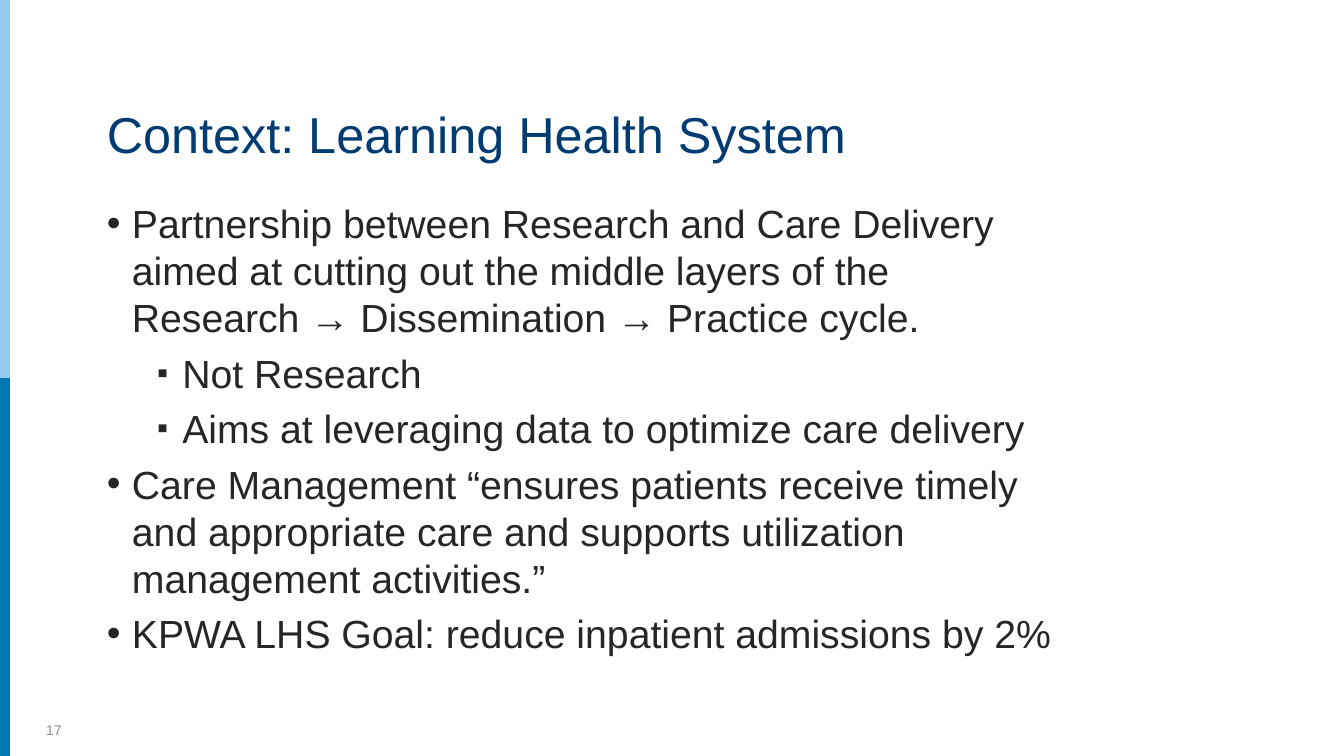
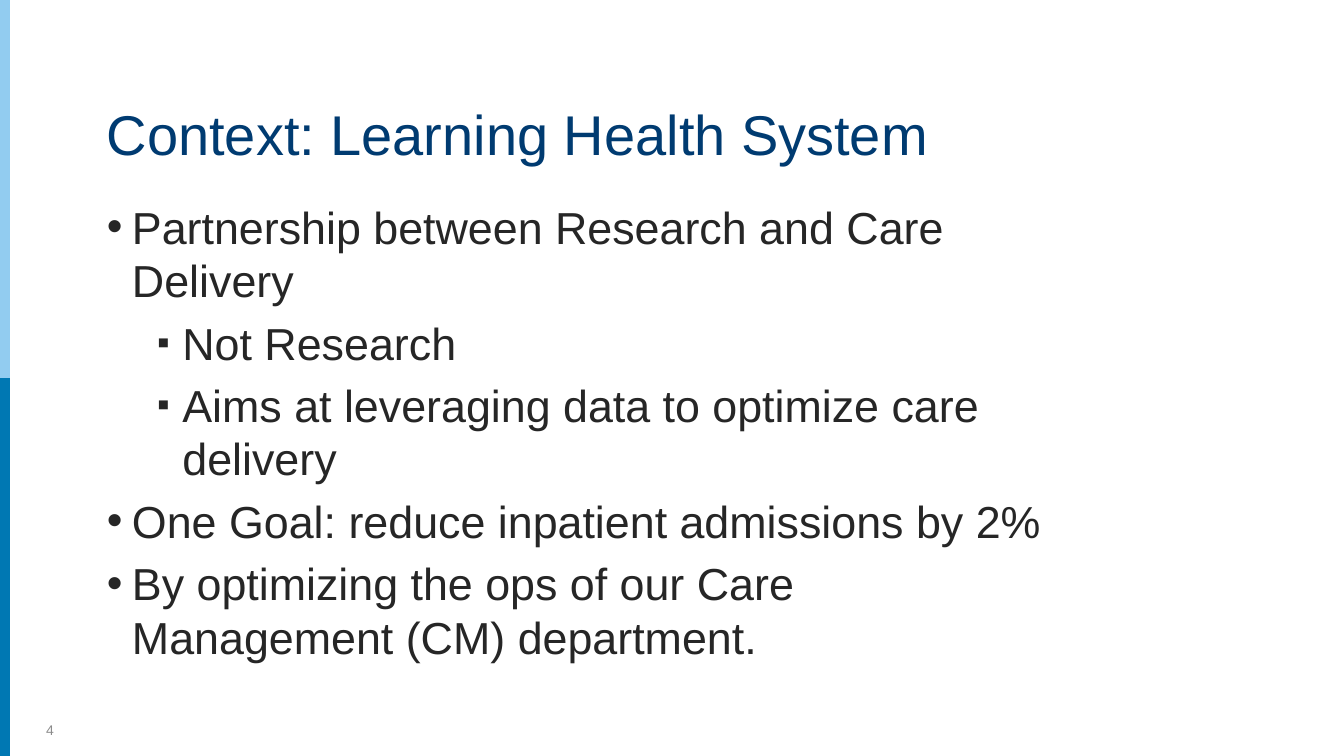
Before and after one commit to rpardee/hcsrn_2019, a slide deck: slide 4 of analytics_for_hmos.pptx (slide 17 before the commit). Drawn at 1344x756 pixels with LibreOffice and Linux fonts; fonts in the diff are those of the drawing. Boxes give left, top, right and bottom in pixels: in the first picture for what was removed or moved away, otherwise in the second. Text is boxed around its words. In the diff, an @@ line names an element or a change of style, - is before the commit and + after.

```diff
--- a/analytics_for_hmos.pptx
+++ b/analytics_for_hmos.pptx
@@ title "Context: Learning Health System" at bbox=[107, 114, 928, 165]: size 36 to 40 pt @@
@@ text at bbox=[132, 211, 943, 306]: text changed; size 28 to 32 pt @@
-• Partnership between Research and Care Delivery aimed at cutting out the middle layers of the Research → Dissemination → Practice cycle.
+• Partnership between Research and Care Delivery
@@ text at bbox=[182, 327, 979, 484]: size 28 to 32 pt in "Not Research", "Aims at leveraging data to optimize care ..." @@
@@ text at bbox=[132, 505, 1041, 663]: text changed; size 28 to 32 pt @@
-• Care Management “ensures patients receive timely and appropriate care and supports utilization management activities.”
-• KPWA LHS Goal: reduce inpatient admissions by 2%
+• One Goal: reduce inpatient admissions by 2%
+• By optimizing the ops of our Care Management (CM) department.
@@ page number at bbox=[46, 725, 54, 735]: text changed @@
-17
+4
```
Also in this commit, not shown: 6 other slides changed, 1 slide removed.
